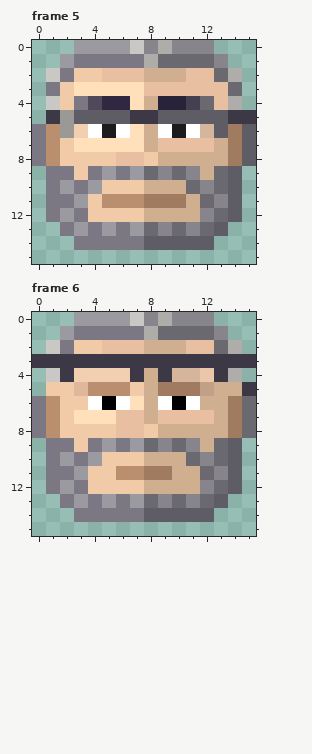
Two versions of one animated GIF sprite, assets/img/favicon.gif. That is the earlier state.
The file is 16x16 pixels, 6 frames. Colours within 5 levels of each other are drawn and written as one. Shown: frame 5, frame 6. The commit also changed other frames, which this record leaves out.
New version:
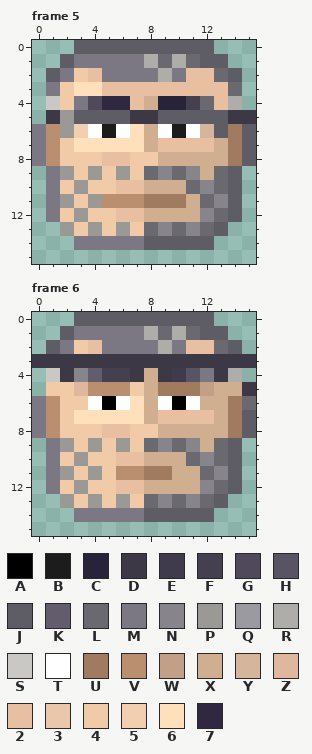
Palette (. is transparent): A #000000  B #1c1c1c  C #282338  D #3d3846  E #3f3b4d  F #454050  G #50495b  H #595463  J #5e5c64  K #635c6d  L #6a6970  M #7b7883  N #87858b  P #9a9996  Q #9c9aa1  R #aeada9  S #cac8c4  T #ffffff  U #a07b5f  V #ba8f6f  W #c2a088  X #d0ae90  Y #d5b69c  Z #dfb79d  2 #e8c0a1  3 #eac6ab  4 #f1caa8  5 #f2cfb1  6 #ffe0bb  7 #2f2840
Diff:
Changed rows in their new state; - is an unchanged pixel.
Frame 5:
first column x 1:
 0 --JJJJJJJJJJ--
 1 -J-------R-JJ-
 2 J--2MMMMRM---J
 3 ----222-------
 4 ------2-------
first column x 2:
 8 ---2-4
 9 P-P4P4
10 4P4-22
11 P4P---
12 4P--22
13 P4P4P4
Frame 6:
first column x 1:
 0 --JJJJJJJJJJ---
 1 -J-------R-JJ--
 2 J--2MMMMRM---J-
 4 --NKFF---EHM---
 7 -----66-------J
 8 ----2-4-------J
 9 -P-P4P4--------
10 -4P4-22--------
11 -P4P-----------
12 -4P--22--------
13 -P4P4P4--------
Boxes around the changes in both pictures, in picture pixels (x1, y1, x2, y2):
changed: (46, 40, 242, 236)
changed: (46, 312, 256, 508)
